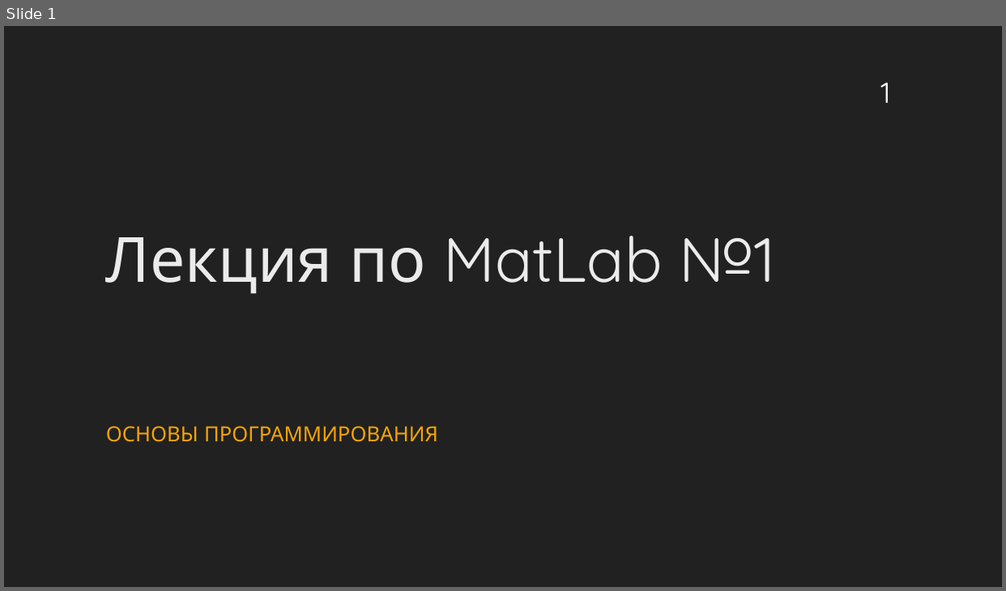
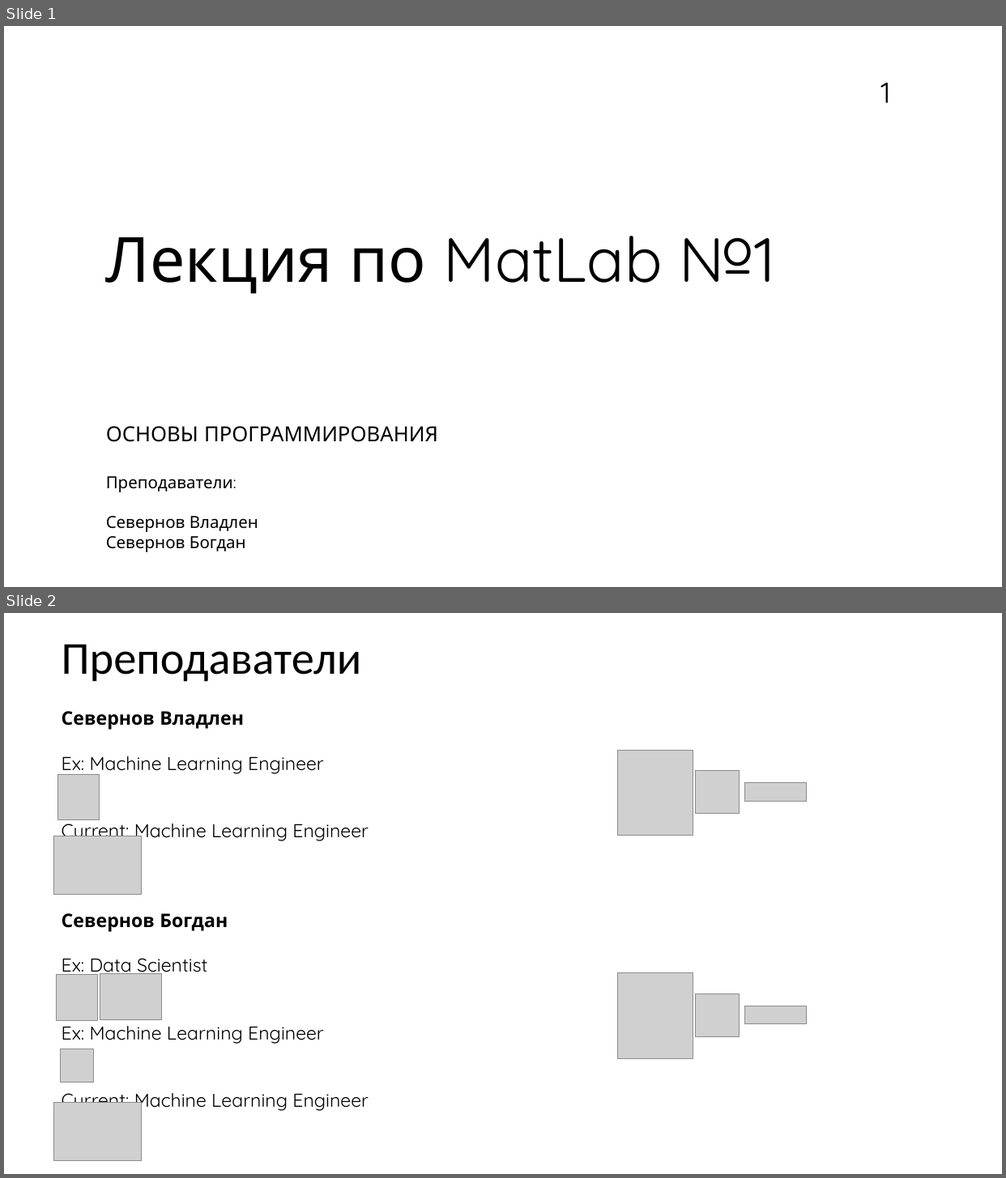
Before and after one commit to vsevernov/calculation-methods, a slide deck: 2023-2024/lectures/Лекция по MatLab №1.pptx. Shown one above the other, each under a label of ours: slide 1 before the commit, slides 1 and 2 after it. The pictures are 1006x591 and 1006x1178 pixels, drawn with LibreOffice and Linux fonts; fonts in the diff are those of the drawing; grey boxes stand for pictures. Boxes give left, top, right and bottom in pixels: in the first picture for what was removed or moved away, otherwise in the second. Text is boxed around its words. In the diff, an @@ line names an element or a change of style, - is before the commit and + after.

```diff
--- a/2023-2024/lectures/Лекция по MatLab №1.pptx
+++ b/2023-2024/lectures/Лекция по MatLab №1.pptx
@@ slide 2 added at [4,613,1002,1174], background #FFFFFF @@
@@ text added at [62,644,362,682], 44 pt, text #000000 @@
+Преподаватели
@@ text added at [62,711,368,1112], 18 pt, text #000000 @@
+Севернов Владлен
+Ex: Machine Learning Engineer
+Current: Machine Learning Engineer
+Севернов Богдан
+Ex: Data Scientist
+Ex: Machine Learning Engineer
+Current: Machine Learning Engineer
@@ picture added at [618,750,692,835] @@
@@ picture added at [58,775,99,820] @@
@@ picture added at [696,770,739,813] @@
@@ picture added at [745,783,808,801] @@
@@ picture added at [54,837,142,895] @@
@@ picture added at [57,974,98,1020] @@
@@ picture added at [100,973,161,1020] @@
@@ picture added at [618,973,692,1059] @@
@@ picture added at [696,994,739,1037] @@
@@ picture added at [745,1007,808,1024] @@
@@ picture added at [61,1050,94,1082] @@
@@ picture added at [54,1103,142,1161] @@
@@ slide 1 changed as well @@
@@ background #212121 to #FFFFFF @@
@@ page number at [880,83,890,103]: text colour #FFFFFF to #000000 @@
@@ text "Лекция по MatLab №1" at [106,236,775,294]: text colour #EBEBEB to #000000 @@
@@ text "ОСНОВЫ ПРОГРАММИРОВАНИЯ" at [106,426,438,442]: text colour #F5A408 to #000000 @@
@@ text added at [106,476,258,552], 16 pt, text #000000 @@
+Преподаватели:
+Севернов Владлен
+Севернов Богдан
```
Also in this commit, not shown: 5 other slides changed, 1 other slide added, 15 slides removed.
